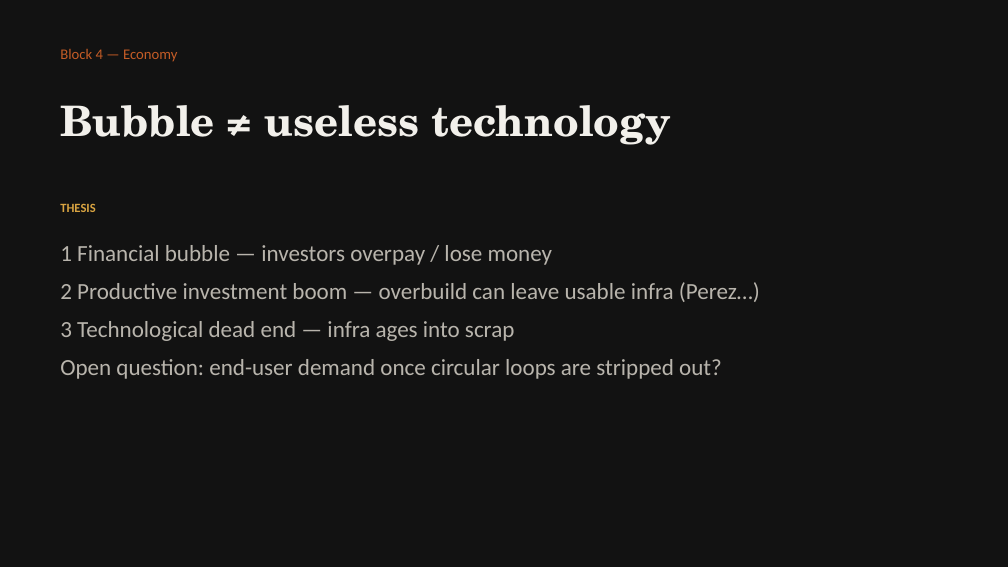
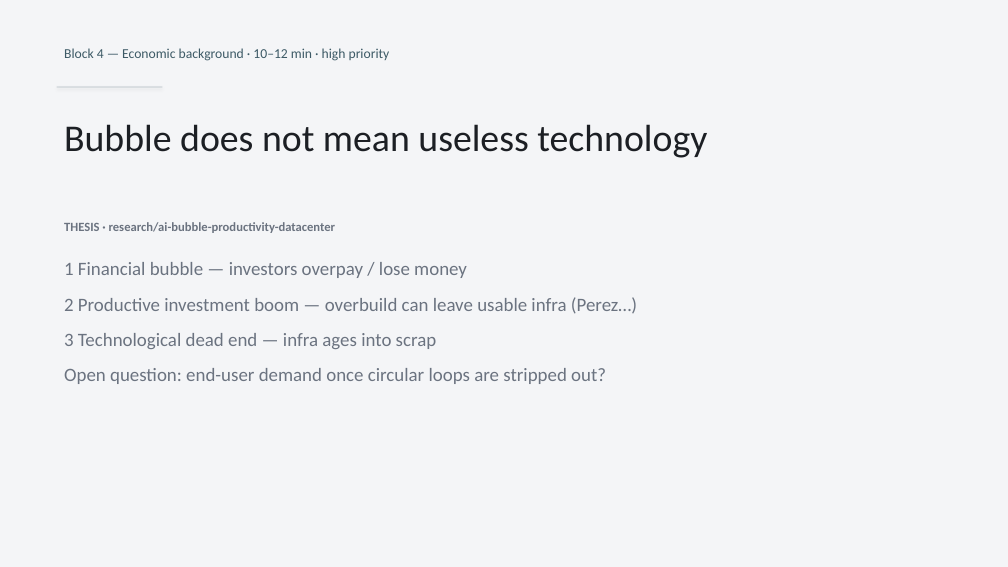
Before and after one commit to kleinstkariert/critical-vibe-coding, a slide deck: slide 12 of course/lectures/01-welcome-landscape-slideshow/01-welcome-landscape.pptx (slide 10 before the commit). Drawn at 1008x567 pixels with LibreOffice and Linux fonts; fonts in the diff are those of the drawing. Boxes give left, top, right and bottom in pixels: in the first picture for what was removed or moved away, otherwise in the second. Text is boxed around its words. In the diff, an @@ line names an element or a change of style, - is before the commit and + after.

```diff
--- a/course/lectures/01-welcome-landscape-slideshow/01-welcome-landscape.pptx
+++ b/course/lectures/01-welcome-landscape-slideshow/01-welcome-landscape.pptx
@@ rectangle at (0, 0, 1008, 567): fill #121212 to #F4F5F7 @@
@@ text at (64, 48, 390, 61): text changed; size 14 to 13 pt; text colour #C45C26 to #3D5A66 @@
-Block 4 — Economy
+Block 4 — Economic background · 10–12 min · high priority
@@ rectangle added at (57, 87, 163, 87), fill #3D5A66 @@
@@ text at (64, 124, 707, 158): text changed; size 40 to 36 pt; font TeX Gyre Schola to Calibri; text colour #F2F0EB to #1C1F24; bold off @@
-Bubble ≠ useless technology
+Bubble does not mean useless technology
@@ text removed at (60, 203, 95, 212) @@
-THESIS
@@ text added at (64, 222, 336, 233), 12 pt, text #6B7380, bold @@
+THESIS · research/ai-bubble-productivity-datacenter
@@ text "1 Financial bubble — investors ...": place and size @@
-text "1 Financial bubble — investors ..." at (60, 245, 760, 379)
+text "1 Financial bubble — investors ..." at (64, 262, 637, 384)
@@ text "1 Financial bubble — investors ..." at (64, 262, 637, 384): size 22 to 18 pt, text colour #B8B4AC to #6B7380; more space between paragraphs @@
```
Also in this commit, not shown: 11 other slides changed, 8 slides added, 7 slides removed, 11 other files.
